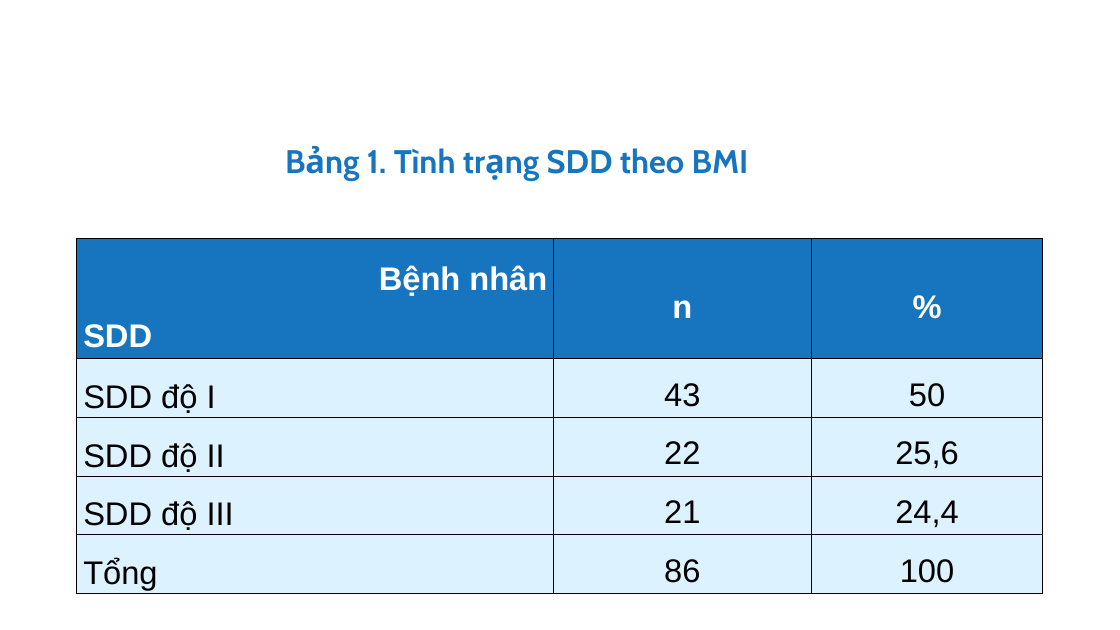
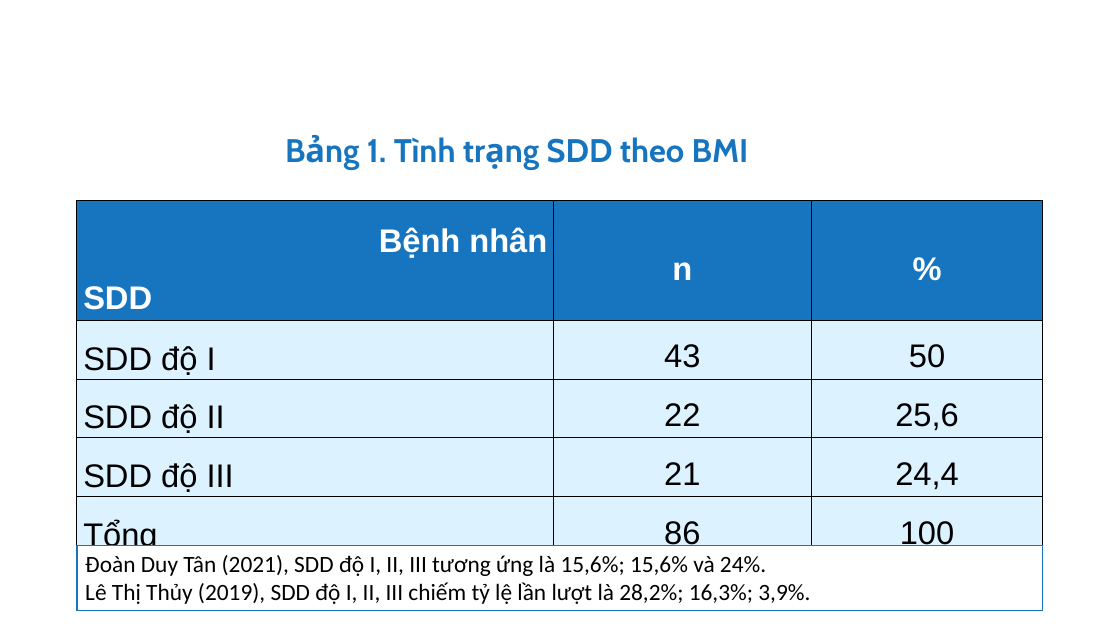
Before and after one commit to MedPocket/HPMUGraduation-thesis, a slide deck: slide 23 of Thuc-trang-va-mot-so-yeu-to-lien-quan-dinh-duong-BN-lao-phoi_Nhat-Nguyen.pptx. Drawn at 1120x630 pixels with LibreOffice and Linux fonts; fonts in the diff are those of the drawing; background and template pictures are left out. Boxes give left, top, right and bottom in pixels: in the first picture for what was removed or moved away, otherwise in the second. Text is boxed around its words. In the diff, an @@ line names an element or a change of style, - is before the commit and + after.

```diff
--- a/Thuc-trang-va-mot-so-yeu-to-lien-quan-dinh-duong-BN-lao-phoi_Nhat-Nguyen.pptx
+++ b/Thuc-trang-va-mot-so-yeu-to-lien-quan-dinh-duong-BN-lao-phoi_Nhat-Nguyen.pptx
@@ text "Bảng 1. Tình trạng SDD ...": place and size @@
-text "Bảng 1. Tình trạng SDD ..." at (367,148,749,174)
+text "Bảng 1. Tình trạng SDD ..." at (367,137,749,163)
@@ table: place and size @@
-table at (77,239,1044,594)
+table at (77,200,1044,550)
@@ rectangle added at (77,545,1044,610), fill #FFFFFF, outline #1775BF 1 pt, 20 pt, text #000000 @@
+Đoàn Duy Tân (2021), SDD độ I, II, III tương ứng là 15,6%; 15,6% và 24%.
+Lê Thị Thủy (2019), SDD độ I, II, III chiếm tỷ lệ lần lượt là 28,2%; 16,3%; 3,9%.
```
Also in this commit, not shown: 14 other slides changed, 1 slide added, 1 slide removed.
